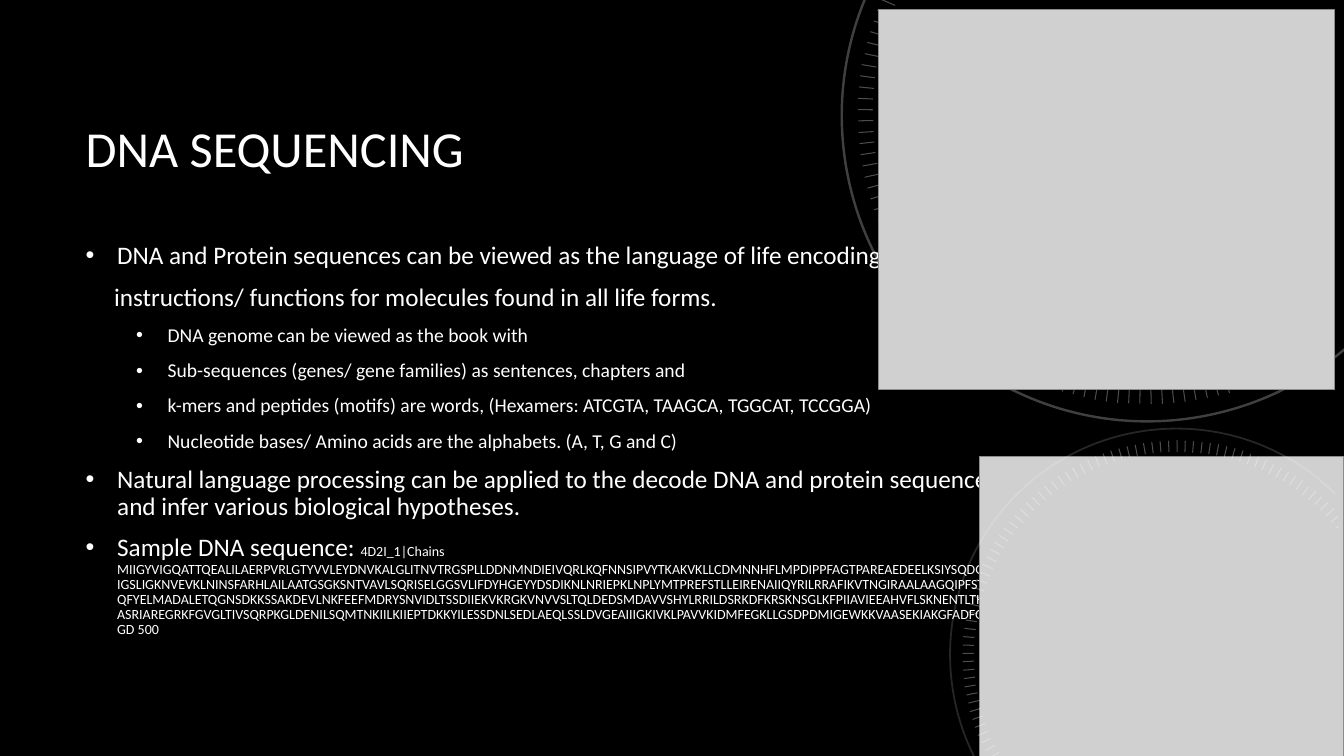
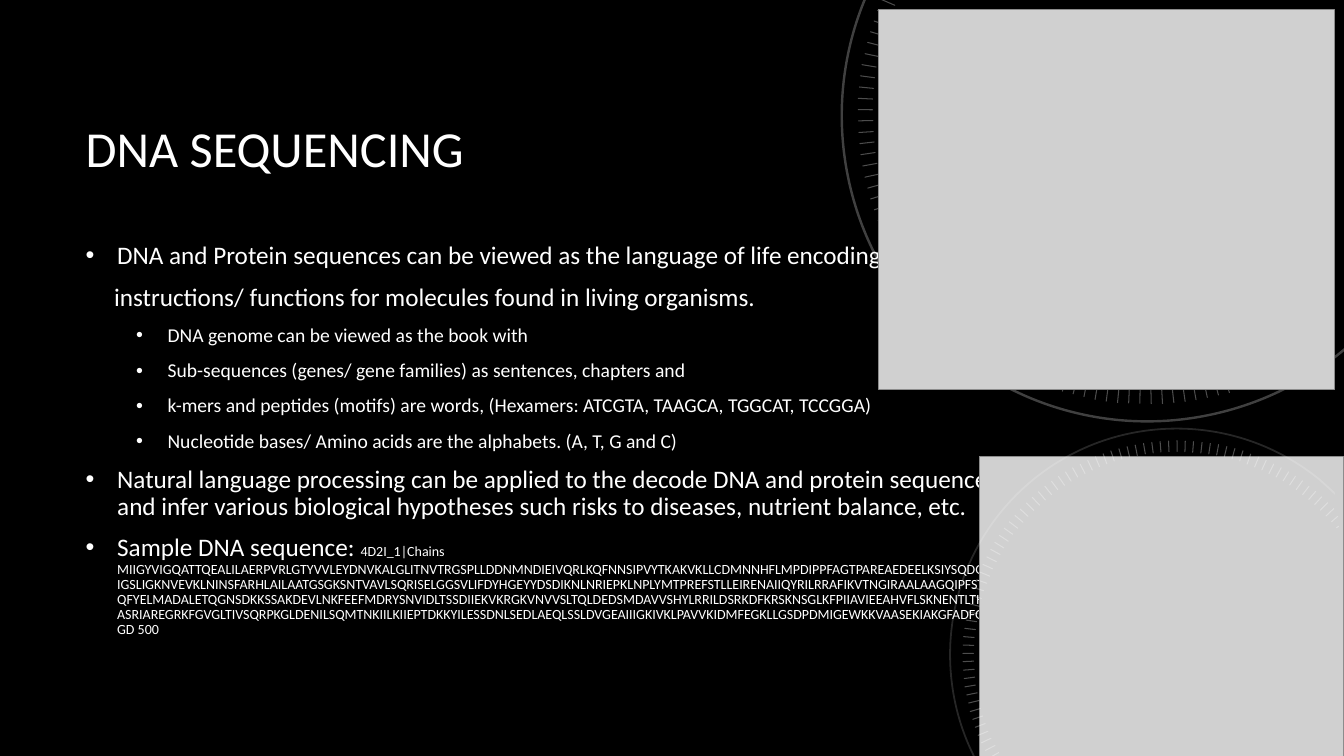
Before and after one commit to itsnameeta/MachineLearning-DNASequencing, a slide deck: slide 3 of DNASequencing.pptx. Drawn at 1344x756 pixels with LibreOffice and Linux fonts; fonts in the diff are those of the drawing; grey boxes stand for pictures; background and template pictures are left out. Boxes give left, top, right and bottom in pixels: in the first picture for what was removed or moved away, otherwise in the second. Text is boxed around its words. In the diff, an @@ line names an element or a change of style, - is before the commit and + after.

```diff
--- a/DNASequencing.pptx
+++ b/DNASequencing.pptx
@@ text at (114,288,754,311): text changed @@
-instructions/ functions for molecules found in all life forms.
+instructions/ functions for molecules found in living organisms.
@@ text at (117,467,998,520): text changed @@
-• Natural language processing can be applied to the decode DNA and protein sequences and infer various biological hypotheses.
+• Natural language processing can be applied to the decode DNA and protein sequences and infer various biological hypotheses such risks to diseases, nutrient balance, etc.
```
Also in this commit, not shown: 5 other slides changed, 46 other files.
